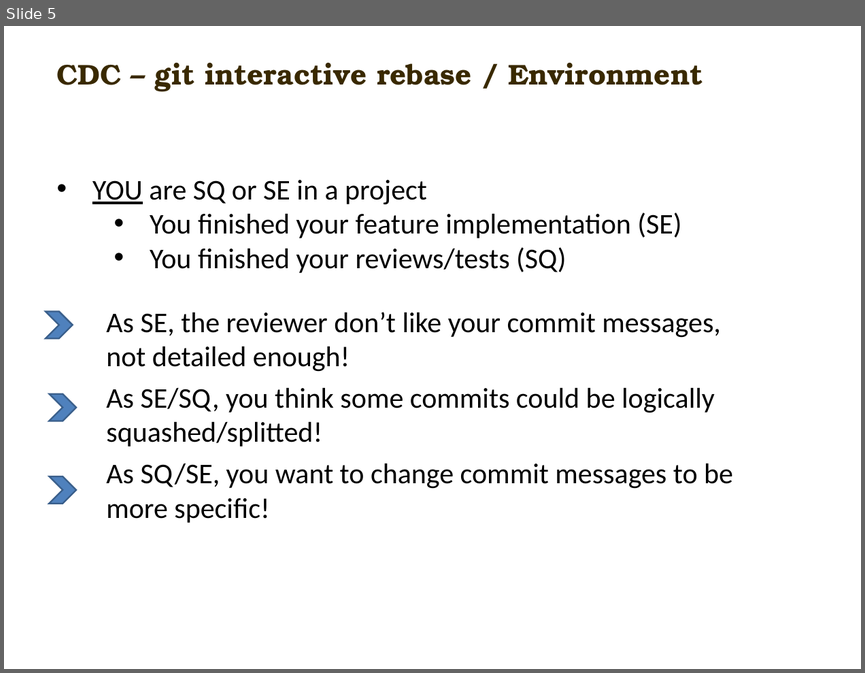
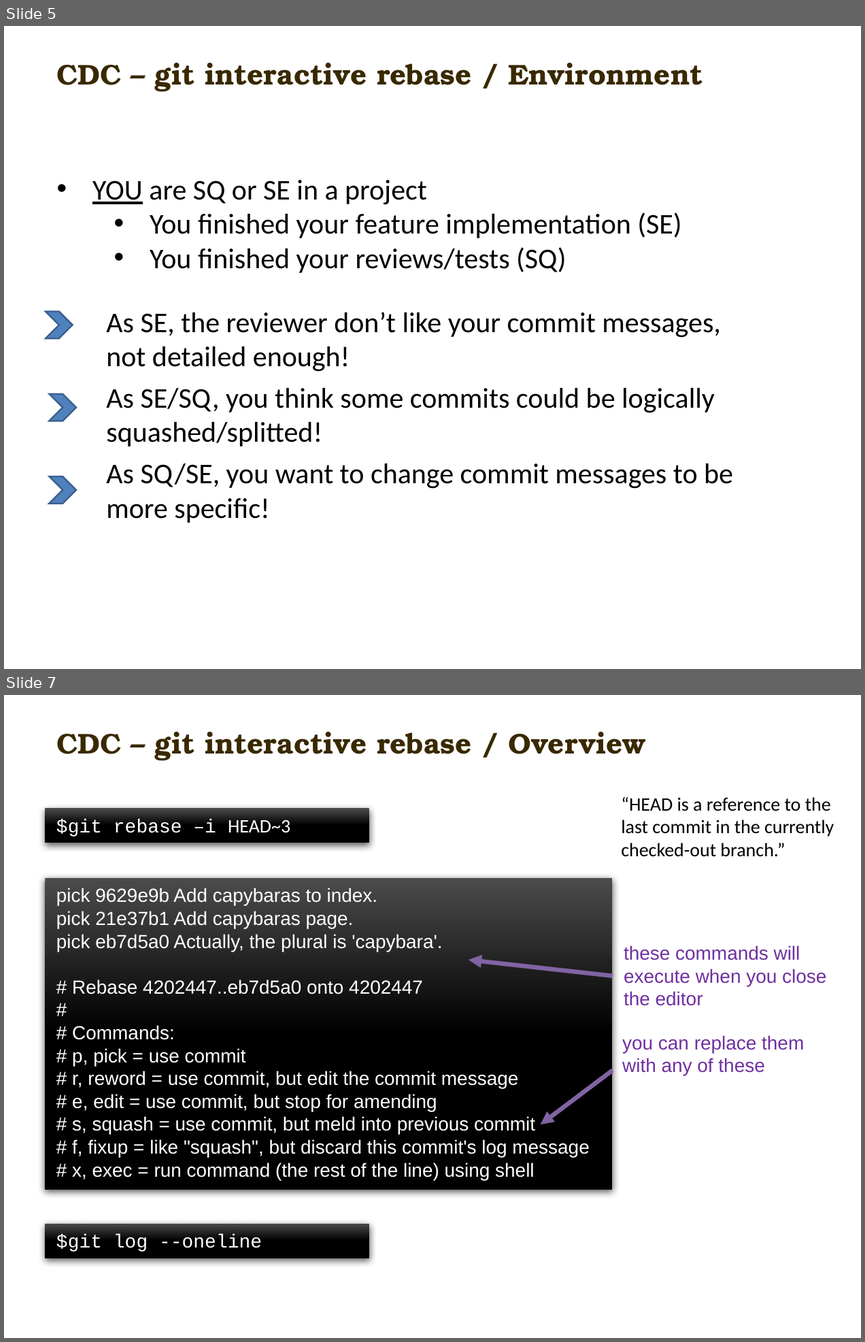
Before and after one commit to carlmitrais/wisdom, a slide deck: cdc_git_ws2.pptx. Shown one above the other, each under a label of ours: slide 5 before the commit, slides 5 and 7 after it; the slides between them are not shown. The pictures are 865x673 and 865x1342 pixels, drawn with LibreOffice and Linux fonts; fonts in the diff are those of the drawing; background and template pictures are left out. Boxes give left, top, right and bottom in pixels: in the first picture for what was removed or moved away, otherwise in the second. Text is boxed around its words. In the diff, an @@ line names an element or a change of style, - is before the commit and + after.

Commit message:
finished initial version, add slide to explain HEAD and how to pick a base to reroll int. rebase

```diff
--- a/cdc_git_ws2.pptx
+++ b/cdc_git_ws2.pptx
@@ slide 7 added at [4, 695, 861, 1338], background picture (left out) @@
@@ text added at [57, 732, 646, 761], 18 pt, text #392900, bold @@
+CDC – git interactive rebase / Overview
@@ rectangle added at [45, 808, 368, 843], fill gradient #4B4B4B to #000000, 12 pt, text #FFFFFF @@
+$git rebase –i HEAD~3
@@ text added at [621, 797, 834, 857], 12 pt, text #000000 @@
+“HEAD is a reference to the last commit in the currently checked-out branch.”
@@ rectangle added at [45, 878, 613, 1189], fill gradient #4B4B4B to #000000, 12 pt, text #FFFFFF @@
+pick 9629e9b Add capybaras to index.
+pick 21e37b1 Add capybaras page.
+pick eb7d5a0 Actually, the plural is 'capybara'.
+# Rebase 4202447..eb7d5a0 onto 4202447
+#
+# Commands:
+# p, pick = use commit
+# r, reword = use commit, but edit the commit message
+# e, edit = use commit, but stop for amending
+# s, squash = use commit, but meld into previous commit
+# f, fixup = like "squash", but discard this commit's log message
+# x, exec = run command (the rest of the line) using shell
@@ text added at [623, 945, 826, 1006], 12 pt, text #7030A0 @@
+these commands will
+execute when you close
+the editor
@@ arrow added from (612, 976) to (468, 960), #8064A2 2.75 pt @@
@@ text added at [622, 1035, 804, 1075], 12 pt, text #7030A0 @@
+you can replace them
+with any of these
@@ arrow added from (612, 1070) to (540, 1125), #8064A2 2.75 pt @@
@@ rectangle added at [45, 1223, 368, 1257], fill gradient #4B4B4B to #000000, 12 pt, text #FFFFFF @@
+$git log --oneline
```
Also in this commit, not shown: 2 slides changed, 1 other slide added.
